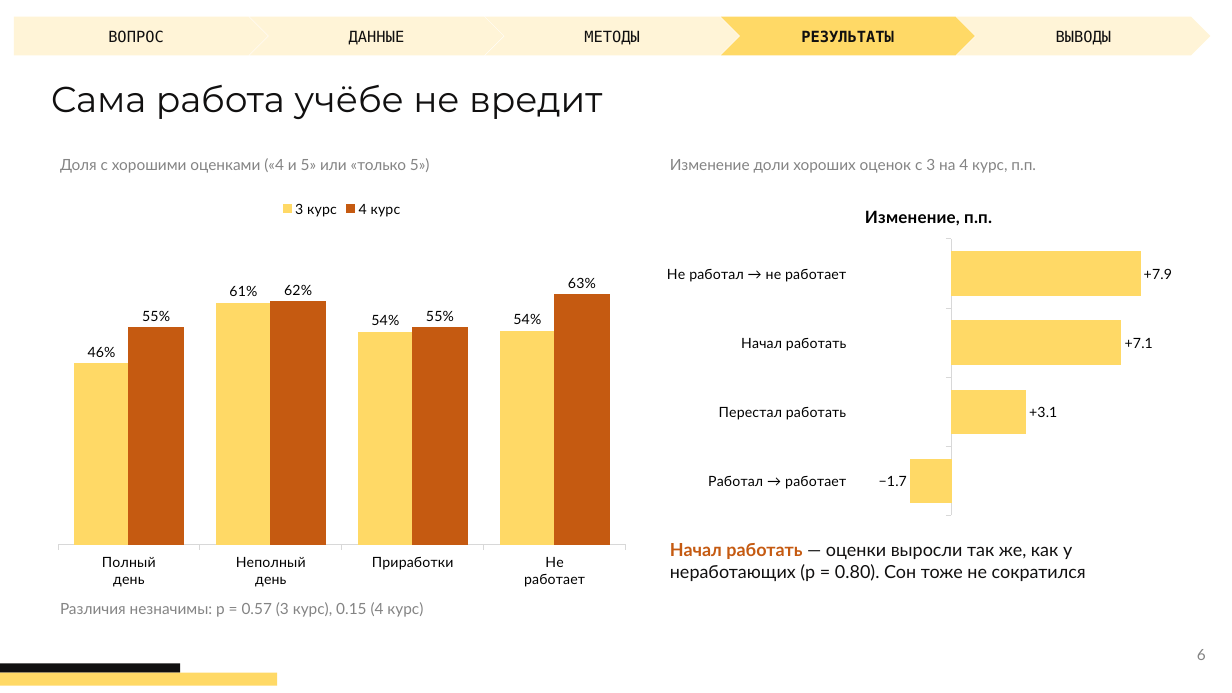
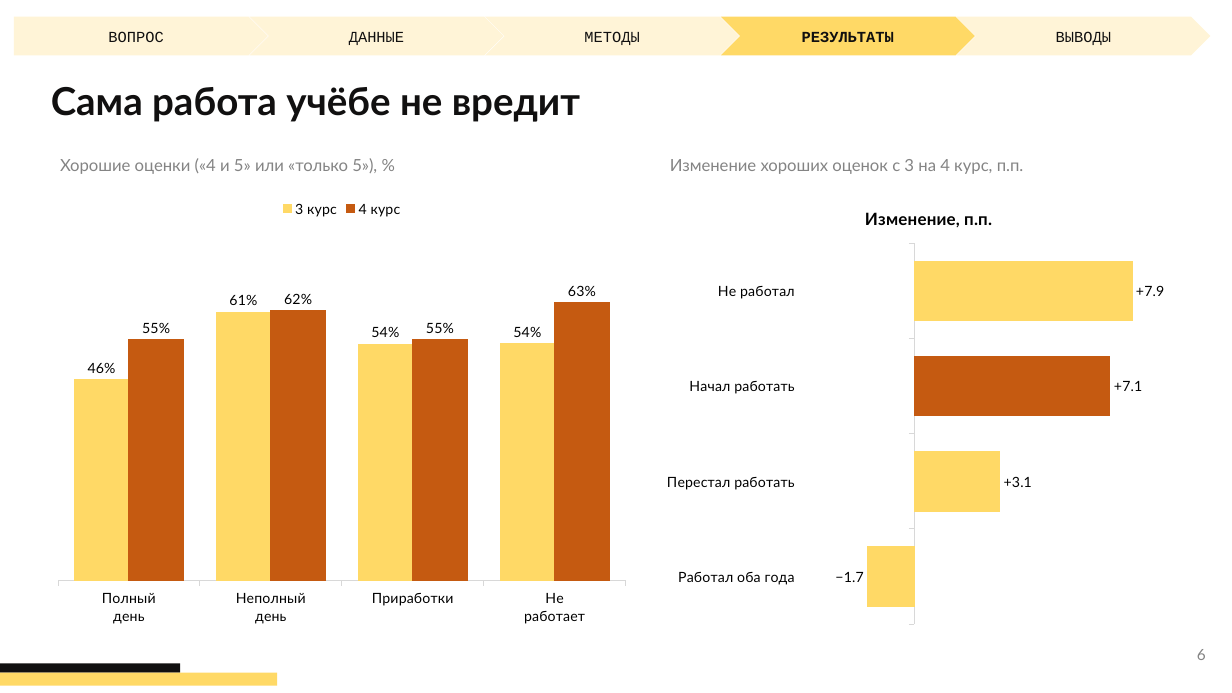
Before and after one commit to petushok08/Higher-Education-Research-Hackathon-2026, a slide deck: slide 6 of docs/Учёба_и_работа_презентация.pptx. Drawn at 1232x693 pixels with LibreOffice and Linux fonts; fonts in the diff are those of the drawing. Boxes give left, top, right and bottom in pixels: in the first picture for what was removed or moved away, otherwise in the second. Text is boxed around its words. In the diff, an @@ line names an element or a change of style, - is before the commit and + after.

Commit message:
Проверка гипотез, регрессия и итоговые выводы
- 7 гипотез: Манн–Уитни, хи-квадрат с V Крамера, Уилкоксон, поправка Бонферрони
- логистическая регрессия с контролем характеристик студента
- итоговый вывод, рекомендации и ограничения
- презентация: 10 слайдов
- README: результаты проекта

```diff
--- a/docs/Учёба_и_работа_презентация.pptx
+++ b/docs/Учёба_и_работа_презентация.pptx
@@ font DejaVu Sans Mono to Courier New in 5 elements at (14,17,268,55), (250,17,504,55), (485,17,739,55), (721,17,975,55), (957,17,1211,55) @@
@@ text "Сама работа учёбе не вредит" at (51,87,580,122): size 28 to 30 pt, font Montserrat to Lato, bold on @@
@@ text at (60,158,377,174): text changed; size 12 to 13 pt @@
-Доля с хорошими оценками («4 и 5» или «только 5»)
+Хорошие оценки («4 и 5» или «только 5»), %
@@ text at (670,159,1024,174): text changed; size 12 to 13 pt @@
-Изменение доли хороших оценок с 3 на 4 курс, п.п.
+Изменение хороших оценок с 3 на 4 курс, п.п.
@@ column chart: place and size @@
-column chart at (46,189,638,596)
+column chart at (46,189,638,633)
@@ bar chart at (656,189,1202,633) @@
-categories: Не работал → не работает, Начал работать, Перестал работать, Работал → работает
+categories: Не работал, Начал работать, Перестал работать, Работал оба года
@@ colours of single points changed @@
@@ bar chart: place and size @@
-bar chart at (656,189,1202,522)
+bar chart at (656,189,1202,633)
@@ text removed at (670,543,1086,581) @@
-Начал работать — оценки выросли так же, как у неработающих (p = 0.80). Сон тоже не сократился
@@ text removed at (60,602,423,617) @@
-Различия незначимы: p = 0.57 (3 курс), 0.15 (4 курс)
```
Also in this commit, not shown: 5 other slides changed, 4 slides added, 2 other files.
